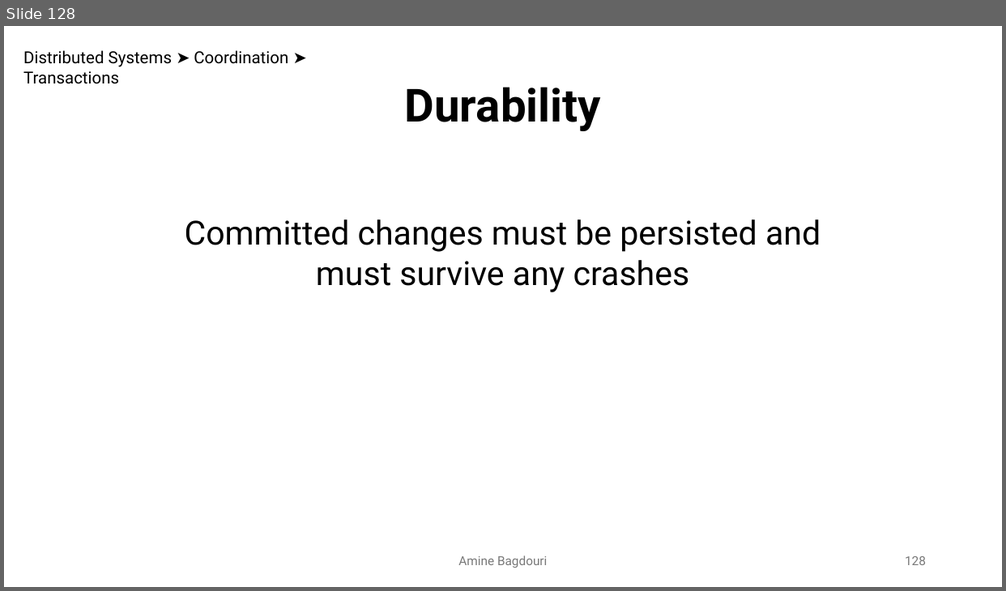
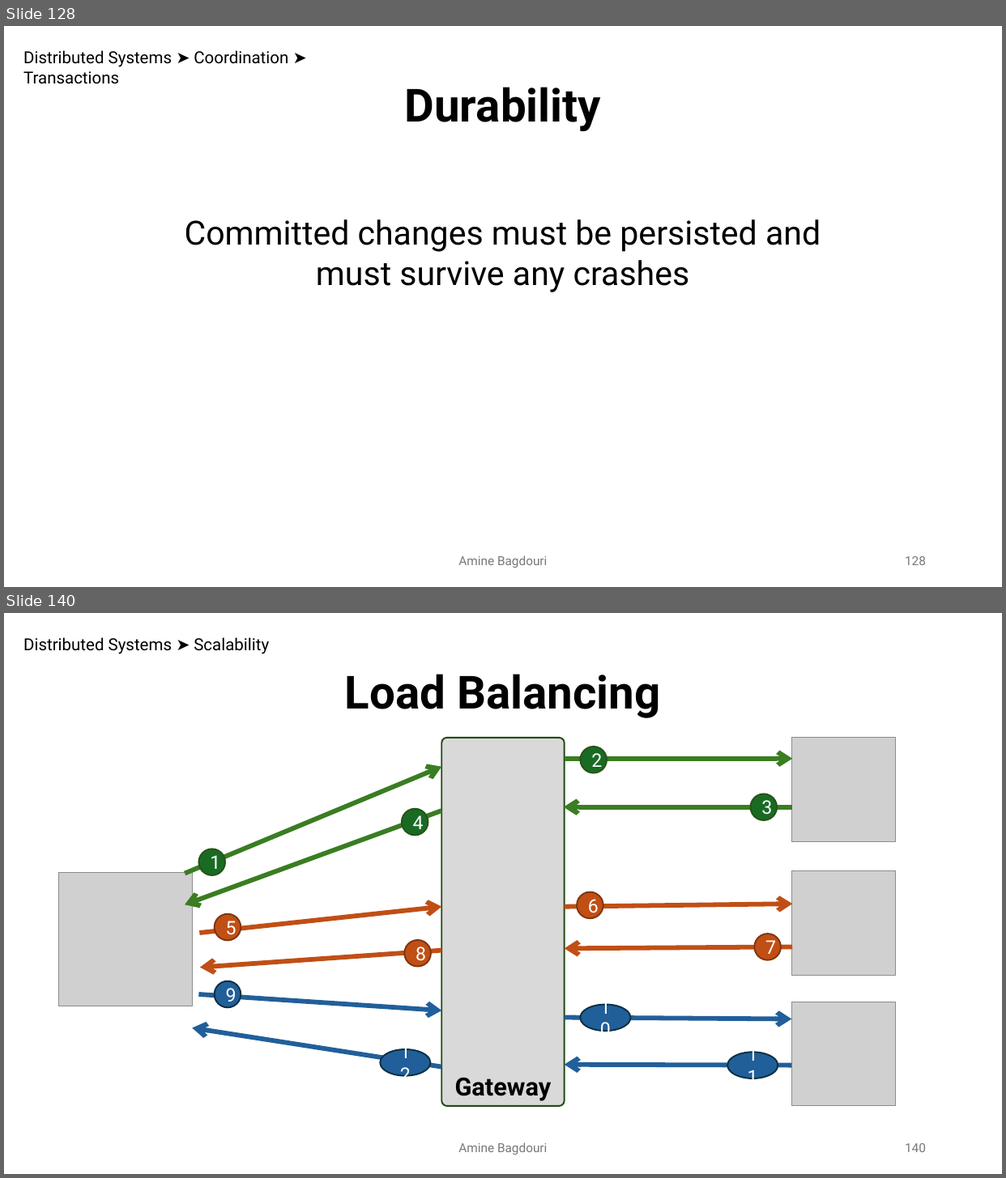
Before and after one commit to aminebag/distributed_systems, a slide deck: distributed_architectures.pptx. Shown one above the other, each under a label of ours: slide 128 before the commit, slides 128 and 140 after it; the slides between them are not shown. The pictures are 1006x591 and 1006x1178 pixels, drawn with LibreOffice and Linux fonts; fonts in the diff are those of the drawing; grey boxes stand for pictures. Boxes give left, top, right and bottom in pixels: in the first picture for what was removed or moved away, otherwise in the second. Text is boxed around its words. In the diff, an @@ line names an element or a change of style, - is before the commit and + after.

```diff
--- a/distributed_architectures.pptx
+++ b/distributed_architectures.pptx
@@ slide 140 added at <box>4,613,1002,1174</box>, background #FFFFFF @@
@@ text added at <box>23,637,269,654</box>, 16 pt, text #000000 @@
+Distributed Systems ➤ Scalability
@@ text added at <box>345,674,660,718</box>, 44 pt, text #000000, bold @@
+Load Balancing
@@ rounded rectangle added at <box>442,738,565,1106</box>, fill #D9D9D9, outline #224914 1.5 pt, 24 pt, text #000000, bold @@
+Gateway
@@ ellipse added at <box>581,747,607,773</box>, fill #196B24, outline #275417 1.5 pt, 18 pt, text #FFFFFF @@
+2
@@ picture added at <box>791,738,896,842</box> @@
@@ arrow added from (185, 874) to (442, 766), #3B7D23 4.5 pt @@
@@ arrow added from (565, 759) to (792, 759), #3B7D23 4.5 pt @@
@@ arrow added from (792, 807) to (564, 807), #3B7D23 4.5 pt @@
@@ ellipse added at <box>750,794,777,820</box>, fill #196B24, outline #275417 1.5 pt, 18 pt, text #FFFFFF @@
+3
@@ arrow added from (442, 811) to (185, 905), #3B7D23 4.5 pt @@
@@ ellipse added at <box>402,809,428,835</box>, fill #196B24, outline #275417 1.5 pt, 18 pt, text #FFFFFF @@
+4
@@ ellipse added at <box>198,849,225,875</box>, fill #196B24, outline #275417 1.5 pt, 18 pt, text #FFFFFF @@
+1
@@ picture added at <box>58,873,192,1006</box> @@
@@ picture added at <box>791,871,896,975</box> @@
@@ ellipse added at <box>577,892,603,918</box>, fill #C04F15, outline #80350E 1.5 pt, 18 pt, text #FFFFFF @@
+6
@@ arrow added from (199, 934) to (442, 907), #C04F15 4.5 pt @@
@@ ellipse added at <box>215,914,241,940</box>, fill #C04F15, outline #80350E 1.5 pt, 18 pt, text #FFFFFF @@
+5
@@ arrow added from (565, 907) to (792, 905), #C04F15 4.5 pt @@
@@ arrow added from (442, 951) to (200, 968), #C04F15 4.5 pt @@
@@ ellipse added at <box>404,940,431,966</box>, fill #C04F15, outline #80350E 1.5 pt, 18 pt, text #FFFFFF @@
+8
@@ arrow added from (792, 947) to (565, 948), #C04F15 4.5 pt @@
@@ ellipse added at <box>755,934,781,960</box>, fill #C04F15, outline #80350E 1.5 pt, 18 pt, text #FFFFFF @@
+7
@@ arrow added from (198, 995) to (442, 1011), #215F9A 4.5 pt @@
@@ ellipse added at <box>215,982,241,1007</box>, fill #215F9A, outline #0B3041 1.5 pt, 18 pt, text #FFFFFF @@
+9
@@ arrow added from (565, 1018) to (791, 1020), #215F9A 4.5 pt @@
@@ ellipse added at <box>581,1004,631,1031</box>, fill #215F9A, outline #0B3041 1.5 pt, 18 pt, text #FFFFFF @@
+10
@@ picture added at <box>791,1003,896,1106</box> @@
@@ arrow added from (442, 1067) to (192, 1029), #215F9A 4.5 pt @@
@@ ellipse added at <box>380,1050,430,1076</box>, fill #215F9A, outline #0B3041 1.5 pt, 18 pt, text #FFFFFF @@
+12
@@ arrow added from (791, 1066) to (565, 1065), #215F9A 4.5 pt @@
@@ ellipse added at <box>728,1053,778,1079</box>, fill #215F9A, outline #0B3041 1.5 pt, 18 pt, text #FFFFFF @@
+11
@@ text added at <box>458,1143,547,1155</box>, 12 pt, text #797979 @@
+Amine Bagdouri
@@ page number added at <box>905,1144,926,1152</box>, 12 pt, text #797979 @@
+140
```
Also in this commit, not shown: 17 other slides added.
